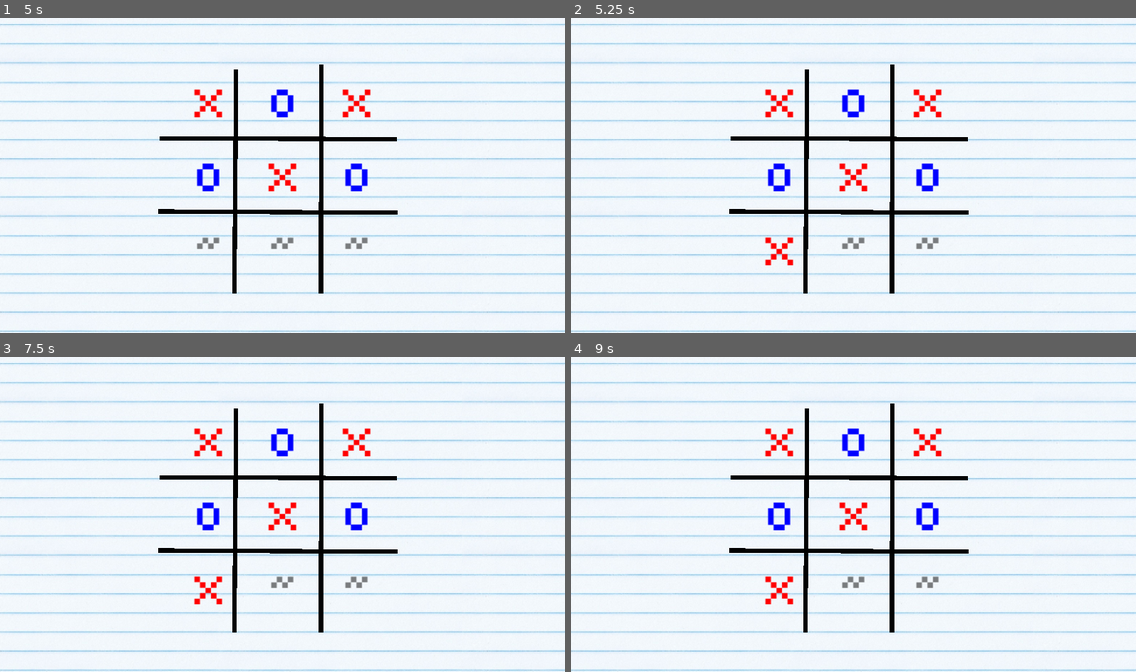
Above: before the commit, frames 1-4 (two rows, left to right).
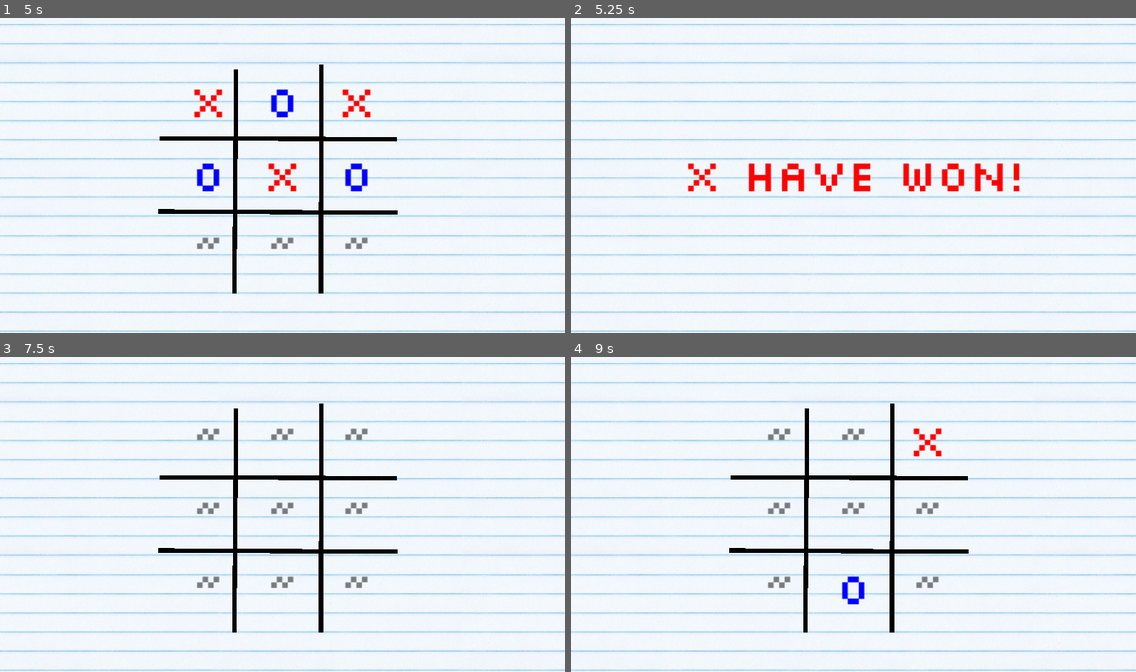
Above: after the commit, the same moments.

Repository: Neo-Ciber94/godot_tic_tac_toe
Game: Godot game, scene res://ui/game.tscn
Two runs of this game, one before a commit and one after it. Both use one fixed random seed, a clock stepped at 60 frames per second and the inputs below. Before the commit the project starts from res://scenes/game.tscn.
Inputs (mouse positions are in pixels of both pictures, inside the frame that each line leads up to):
- Up to frame 1 (5 s): tap Enter at 0.5, 2, 3.5 s; move the mouse to (209, 99) at 0.52 s; click (209, 99) at 0.67 s; tap Space at 1.25, 2.75, 4.25 s; move the mouse to (282, 99) at 1.27 s; click (282, 99) at 1.42 s; move the mouse to (355, 99) at 2.02 s; click (355, 99) at 2.17 s; move the mouse to (209, 175) at 2.77 s; click (209, 175) at 2.92 s; move the mouse to (282, 175) at 3.52 s; click (282, 175) at 3.67 s; move the mouse to (355, 175) at 4.27 s; click (355, 175) at 4.42 s
- Up to frame 2 (5.25 s): move the mouse to (780, 247) at 5.02 s; click (780, 247) at 5.17 s
- Up to frame 3 (7.5 s): move the mouse to (282, 586) at 5.77 s; click (282, 586) at 5.92 s; move the mouse to (355, 586) at 6.52 s; click (355, 586) at 6.67 s; move the mouse to (169, 530) at 7.27 s; click (169, 530) at 7.42 s
- Up to frame 4 (9 s): move the mouse to (910, 445) at 8.02 s; click (910, 445) at 8.17 s; move the mouse to (825, 577) at 8.77 s; click (825, 577) at 8.92 s

Frame 1 is identical in both runs. In frame 2, 5.5% of the frame differs, in the area x 20-80%, y 14-88%; in frame 3, 1.8%; in frame 4, 1.7%.

Commit message:
Update dialog and refactor project

Diff:
--- a/project.godot
+++ b/project.godot
@@ -11,7 +11,7 @@
 [application]
 
 config/name="tic_tac_toe"
-run/main_scene="res://scenes/game.tscn"
+run/main_scene="res://ui/game.tscn"
 config/features=PackedStringArray("4.3", "Forward Plus")
 config/icon="res://icon.svg"
 
--- a/scenes/cell.tscn
+++ b/ui/cell.tscn
@@ -1,7 +1,7 @@
 [gd_scene load_steps=3 format=3 uid="uid://1gokhe2unguc"]
 
-[ext_resource type="Script" path="res://scripts/cell.gd" id="1_l1qra"]
-[ext_resource type="FontFile" uid="uid://dy04l2c31hyma" path="res://art/Silkscreen-Regular.ttf" id="2_bfx8d"]
+[ext_resource type="Script" path="res://ui/cell.gd" id="1_l1qra"]
+[ext_resource type="FontFile" uid="uid://dy04l2c31hyma" path="res://art/fonts/Silkscreen-Regular.ttf" id="2_bfx8d"]
 
 [node name="Cell" type="Control"]
 layout_mode = 3
--- /dev/null
+++ b/ui/dialog.gd
@@ -0,0 +1,14 @@
+extends CenterContainer;
+class_name Dialog;
+
+@onready var label = $Label;
+
+signal on_click;
+
+func change_text(msg: String, color: Color):
+	label.text = msg;
+	label.add_theme_color_override("font_color", color)
+
+func _gui_input(event):
+	if event is InputEventMouseButton and event.pressed:
+		on_click.emit()
--- /dev/null
+++ b/ui/dialog.tscn
@@ -0,0 +1,30 @@
+[gd_scene load_steps=3 format=3 uid="uid://c5x01dexo3f2f"]
+
+[ext_resource type="FontFile" uid="uid://dy04l2c31hyma" path="res://art/fonts/Silkscreen-Regular.ttf" id="1_x6svd"]
+[ext_resource type="Script" path="res://ui/dialog.gd" id="2_hjo00"]
+
+[node name="Dialog" type="CenterContainer"]
+anchors_preset = 8
+anchor_left = 0.5
+anchor_top = 0.5
+anchor_right = 0.5
+anchor_bottom = 0.5
+offset_left = -462.5
+offset_top = -64.0
+offset_right = 462.5
+offset_bottom = 64.0
+grow_horizontal = 2
+grow_vertical = 2
+size_flags_horizontal = 4
+size_flags_vertical = 4
+script = ExtResource("2_hjo00")
+
+[node name="Label" type="Label" parent="."]
+layout_mode = 2
+size_flags_horizontal = 4
+theme_override_colors/font_color = Color(0, 0, 0, 1)
+theme_override_fonts/font = ExtResource("1_x6svd")
+theme_override_font_sizes/font_size = 100
+text = "This is a label"
+horizontal_alignment = 1
+vertical_alignment = 1
--- a/scripts/game.gd
+++ b/ui/game.gd
@@ -1,6 +1,8 @@
 extends Node
 
-@onready var grid = $Container/GridContainer
+@onready var grid = $Board/GridContainer
+@onready var board = $Board;
+@onready var dialog: Dialog = $Dialog;
 
 enum Versus {
 	SELF,
@@ -25,15 +27,15 @@
 signal on_game_over;
 
 var _players = {}
-
-var current_player = {
-	value = MARK_X
-}
+var current_player = {}
 
 func _ready() -> void:
 	start_game();
 
 func start_game():
+	dialog.hide();
+	board.show();
+
 	setup_board()
 	setup_players()
 
@@ -41,10 +43,13 @@
 	_cells = [];
 	_slots = [];
 
+	grid.show();
+	dialog.hide();
+
 	for child in grid.get_children():
 			child.queue_free()
 
-	var cell_scene = preload("res://scenes/cell.tscn");
+	var cell_scene = preload("res://ui/cell.tscn");
 
 	for idx in 9:
 		var cell = cell_scene.instantiate();
@@ -67,6 +72,7 @@
 func start_vs_self():
 	_players[MARK_X] = HumanPlayer.new()
 	_players[MARK_O] = HumanPlayer.new()
+	current_player = { value = MARK_X }
 
 	var is_finished = { value = false }
 	is_finished.value = false;
@@ -96,9 +102,30 @@
 		await waiting;
 
 		player.on_move.disconnect(callable)
-		switch_player()
+
+		if not _winner.is_finished():
+			switch_player()
 
 	print("game its over")
+
+	# Show the winner dialog
+	board.hide()
+	dialog.show();
+
+	if _winner.is_tie():
+		dialog.change_text("Its a tie", Color.BLACK);
+	else:
+		var msg = get_player_mark() + " have won!"
+		dialog.change_text(msg, get_player_color())
+
+	# Wait to click for restart
+	await dialog.on_click;
+	reset_board()
+	start_game()
+
+func reset_board():
+	_players = {}
+	_winner = Winner.None()
 
 func start_vs_cpu():
 	print("start vs cpu")
--- a/scenes/game.tscn
+++ b/ui/game.tscn
@@ -1,9 +1,10 @@
-[gd_scene load_steps=8 format=3 uid="uid://b04esyl8u473x"]
+[gd_scene load_steps=9 format=3 uid="uid://b04esyl8u473x"]
 
-[ext_resource type="Script" path="res://scripts/game.gd" id="1_oghdo"]
-[ext_resource type="Texture2D" uid="uid://cbm8yyfsvqone" path="res://art/background.png" id="2_1sebn"]
-[ext_resource type="PackedScene" uid="uid://1gokhe2unguc" path="res://scenes/cell.tscn" id="3_a0qbr"]
-[ext_resource type="FontFile" uid="uid://dy04l2c31hyma" path="res://art/Silkscreen-Regular.ttf" id="4_kacpf"]
+[ext_resource type="Script" path="res://ui/game.gd" id="1_oghdo"]
+[ext_resource type="Texture2D" uid="uid://cbm8yyfsvqone" path="res://art/fonts/background.png" id="2_1sebn"]
+[ext_resource type="PackedScene" uid="uid://1gokhe2unguc" path="res://ui/cell.tscn" id="3_a0qbr"]
+[ext_resource type="FontFile" uid="uid://dy04l2c31hyma" path="res://art/fonts/Silkscreen-Regular.ttf" id="4_kacpf"]
+[ext_resource type="PackedScene" uid="uid://c5x01dexo3f2f" path="res://ui/dialog.tscn" id="5_ibqo8"]
 
 [sub_resource type="Animation" id="Animation_epslx"]
 length = 0.001
@@ -63,7 +64,15 @@
 grow_vertical = 2
 texture = ExtResource("2_1sebn")
 
-[node name="Container" type="Control" parent="."]
+[node name="Dialog" parent="." instance=ExtResource("5_ibqo8")]
+visible = false
+layout_mode = 1
+offset_left = 0.0
+offset_top = 0.0
+offset_right = 0.0
+offset_bottom = 0.0
+
+[node name="Board" type="Control" parent="."]
 layout_mode = 1
 anchors_preset = 8
 anchor_left = 0.5
@@ -77,7 +86,7 @@
 grow_horizontal = 2
 grow_vertical = 2
 
-[node name="Grid" type="Control" parent="Container"]
+[node name="Grid" type="Control" parent="Board"]
 layout_mode = 1
 anchors_preset = 15
 anchor_right = 1.0
@@ -85,29 +94,29 @@
 grow_horizontal = 2
 grow_vertical = 2
 
-[node name="Line2D" type="Line2D" parent="Container/Grid"]
+[node name="Line2D" type="Line2D" parent="Board/Grid"]
 position = Vector2(124, 117)
 points = PackedVector2Array(21, -106, 17, 404)
 default_color = Color(0, 0, 0, 1)
 
-[node name="Line2D2" type="Line2D" parent="Container/Grid"]
+[node name="Line2D2" type="Line2D" parent="Board/Grid"]
 position = Vector2(312, 122)
 points = PackedVector2Array(26, -121, 25, 399)
 default_color = Color(0, 0, 0, 1)
 
-[node name="Line2D3" type="Line2D" parent="Container/Grid"]
+[node name="Line2D3" type="Line2D" parent="Board/Grid"]
 position = Vector2(348, 143)
 rotation = 1.5708
 points = PackedVector2Array(27, -161, 25, 377)
 default_color = Color(0, 0, 0, 1)
 
-[node name="Line2D4" type="Line2D" parent="Container/Grid"]
+[node name="Line2D4" type="Line2D" parent="Board/Grid"]
 position = Vector2(346, 311)
 rotation = 1.5708
 points = PackedVector2Array(26, -165, 23, 377)
 default_color = Color(0, 0, 0, 1)
 
-[node name="GridContainer" type="GridContainer" parent="Container"]
+[node name="GridContainer" type="GridContainer" parent="Board"]
 layout_mode = 1
 anchors_preset = 15
 anchor_right = 1.0
@@ -116,31 +125,31 @@
 grow_vertical = 2
 columns = 3
 
-[node name="Cell" parent="Container/GridContainer" instance=ExtResource("3_a0qbr")]
+[node name="Cell" parent="Board/GridContainer" instance=ExtResource("3_a0qbr")]
 layout_mode = 2
 
-[node name="Cell2" parent="Container/GridContainer" instance=ExtResource("3_a0qbr")]
+[node name="Cell2" parent="Board/GridContainer" instance=ExtResource("3_a0qbr")]
 layout_mode = 2
 
-[node name="Cell3" parent="Container/GridContainer" instance=ExtResource("3_a0qbr")]
+[node name="Cell3" parent="Board/GridContainer" instance=ExtResource("3_a0qbr")]
 layout_mode = 2
 
-[node name="Cell4" parent="Container/GridContainer" instance=ExtResource("3_a0qbr")]
+[node name="Cell4" parent="Board/GridContainer" instance=ExtResource("3_a0qbr")]
 layout_mode = 2
 
-[node name="Cell5" parent="Container/GridContainer" instance=ExtResource("3_a0qbr")]
+[node name="Cell5" parent="Board/GridContainer" instance=ExtResource("3_a0qbr")]
 layout_mode = 2
 
-[node name="Cell6" parent="Container/GridContainer" instance=ExtResource("3_a0qbr")]
+[node name="Cell6" parent="Board/GridContainer" instance=ExtResource("3_a0qbr")]
 layout_mode = 2
 
-[node name="Cell7" parent="Container/GridContainer" instance=ExtResource("3_a0qbr")]
+[node name="Cell7" parent="Board/GridContainer" instance=ExtResource("3_a0qbr")]
 layout_mode = 2
 
-[node name="Cell8" parent="Container/GridContainer" instance=ExtResource("3_a0qbr")]
+[node name="Cell8" parent="Board/GridContainer" instance=ExtResource("3_a0qbr")]
 layout_mode = 2
 
-[node name="Cell9" parent="Container/GridContainer" instance=ExtResource("3_a0qbr")]
+[node name="Cell9" parent="Board/GridContainer" instance=ExtResource("3_a0qbr")]
 layout_mode = 2
 
 [node name="Winner" type="Label" parent="."]
Renamed: art/Silkscreen-Bold.ttf -> art/fonts/Silkscreen-Bold.ttf
Not shown, changed: art/fonts/Silkscreen-Bold.ttf.import
Renamed: art/Silkscreen-Regular.ttf -> art/fonts/Silkscreen-Regular.ttf
Not shown, changed: art/fonts/Silkscreen-Regular.ttf.import
Renamed: art/background.png -> art/fonts/background.png
Not shown, changed: art/fonts/background.png.import
Renamed: scripts/cell.gd -> ui/cell.gd
